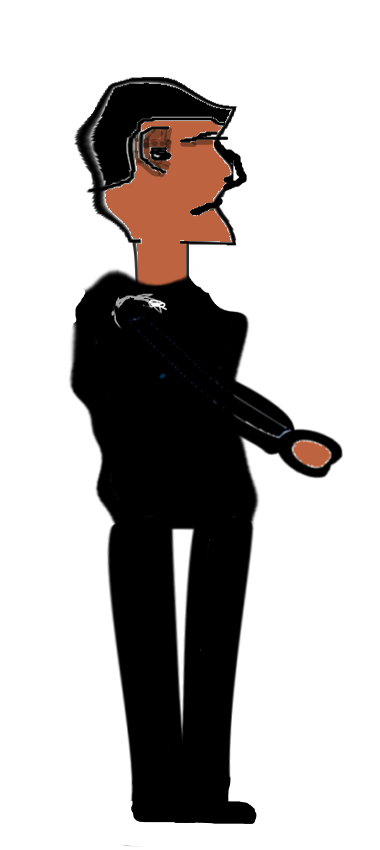
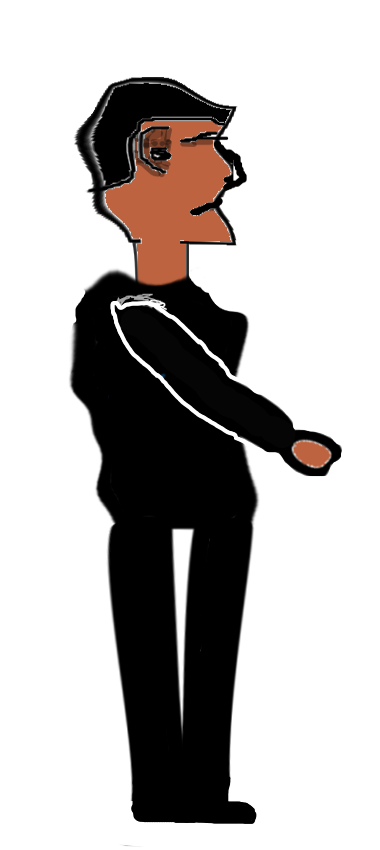
Before/after of a 380px x 850px layered artwork. What changed in the layer stack:
painted on "arm1 Merged" over [110, 301, 343, 479]
